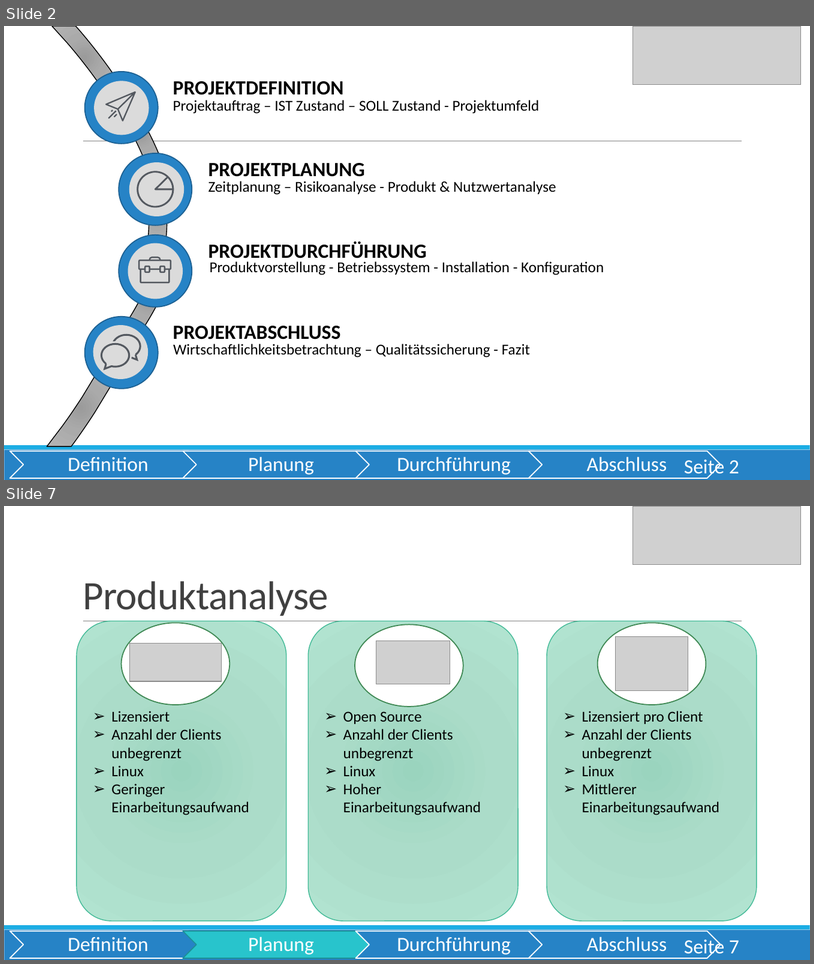
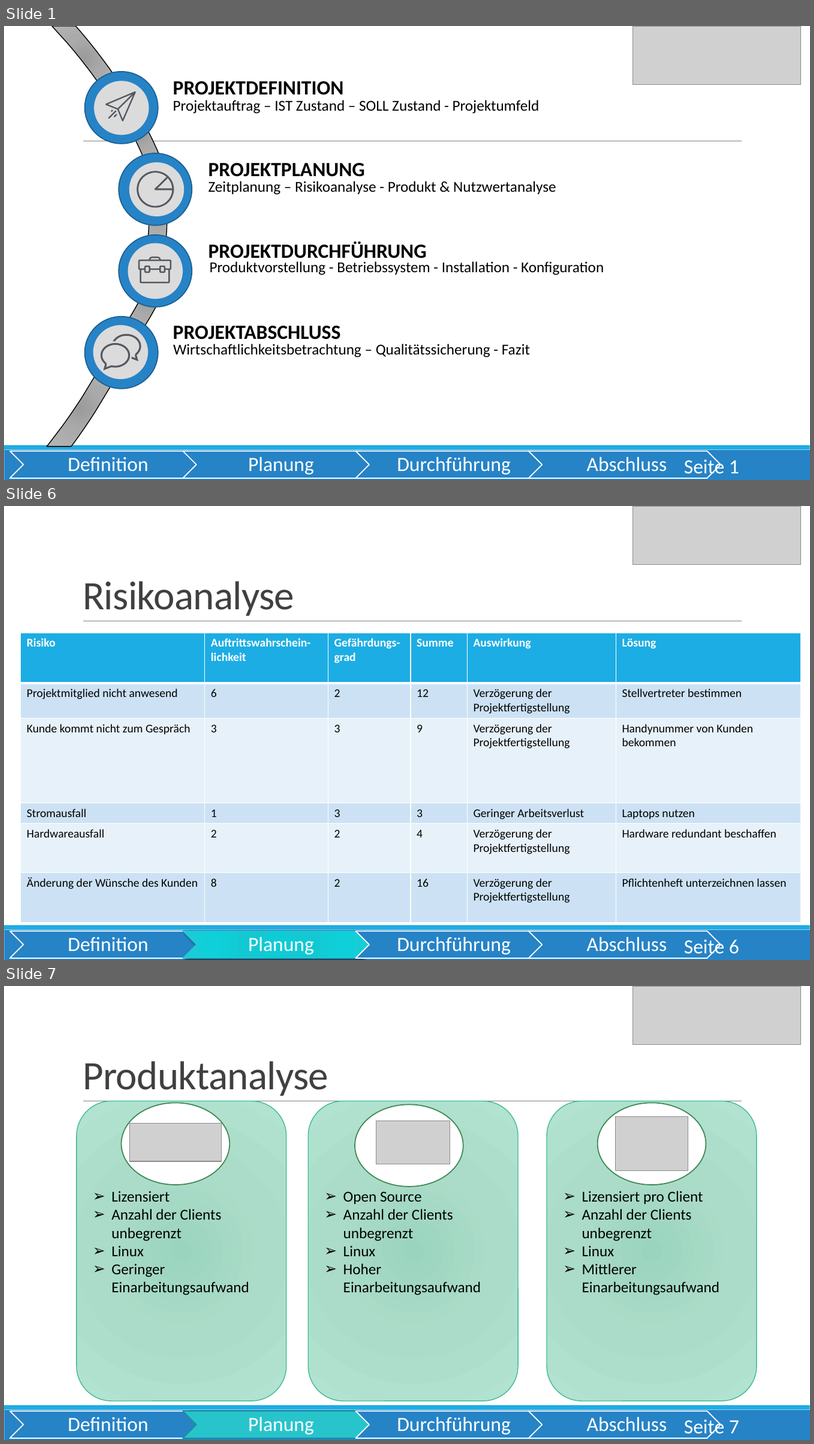
Before and after one commit to OberstufenprojektVOIP/OSP_VOIP, a slide deck: Pr-sentation/Präsentation VoIP_Alica.pptx. Shown one above the other, each under a label of ours: slides 2 and 7 before the commit, slides 1, 6 and 7 after it; the slides between them are not shown. The pictures are 814x964 and 814x1444 pixels, drawn with LibreOffice and Linux fonts; fonts in the diff are those of the drawing; grey boxes stand for pictures. Boxes give left, top, right and bottom in pixels: in the first picture for what was removed or moved away, otherwise in the second. Text is boxed around its words. In the diff, an @@ line names an element or a change of style, - is before the commit and + after.

```diff
--- a/Pr-sentation/Präsentation VoIP_Alica.pptx
+++ b/Pr-sentation/Präsentation VoIP_Alica.pptx
@@ slide 6 added at (4,506,810,960), background #FFFFFF; not listed: 3 template elements that a slide beside it also shows @@
@@ picture added at (634,506,802,565) @@
@@ title added at (83,581,294,616), 48 pt, text #404040 @@
+Risikoanalyse
@@ table added at (21,633,802,922), 6 rows, 6 columns @@
+Risiko | Auftrittswahrschein-lichkeit | Gefährdungs-grad | Summe | Auswirkung | Lösung
+Projektmitglied nicht anwesend | 6 | 2 | 12 | Verzögerung der Projektfertigstellung | Stellvertreter bestimmen
+Kunde kommt nicht zum Gespräch | 3 | 3 | 9 | Verzögerung der Projektfertigstellung | Handynummer von Kunden bekommen
+Stromausfall | 1 | 3 | 3 | Geringer Arbeitsverlust | Laptops nutzen
+Hardwareausfall | 2 | 2 | 4 | Verzögerung der Projektfertigstellung | Hardware redundant beschaffen
+Änderung der Wünsche des Kunden | 8 | 2 | 16 | Verzögerung der Projektfertigstellung | Pflichtenheft unterzeichnen lassen
@@ group added at (10,931,722,958): 4 chevrons, 4 texts @@
+Definition
+Planung
+Durchführung
+Abschluss
@@ page number added at (684,937,740,958), 24 pt, text #FFFFFF @@
+Seite 6
@@ what was slide 2 is now slide 1 @@
@@ page number at (684,457,740,478): text changed @@
-Seite 2
+Seite 1
```
Also in this commit, not shown: 6 slides changed, 1 other slide added, 1 slide removed.
